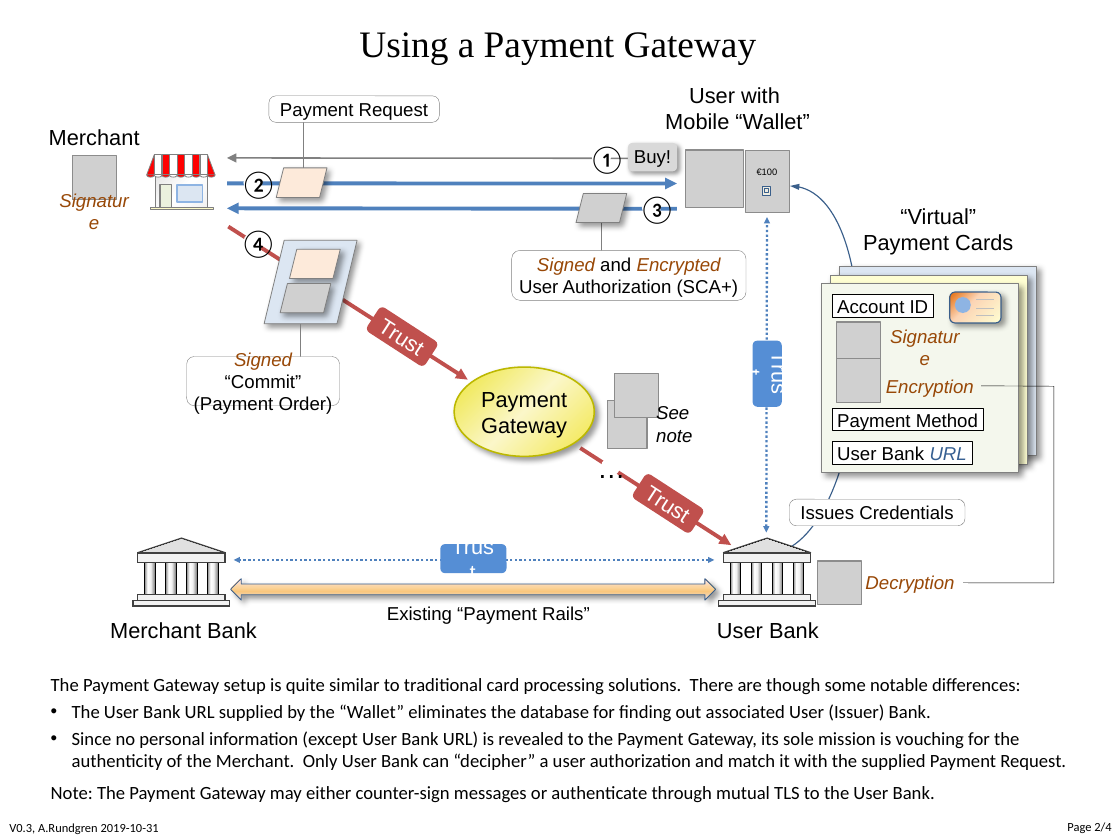
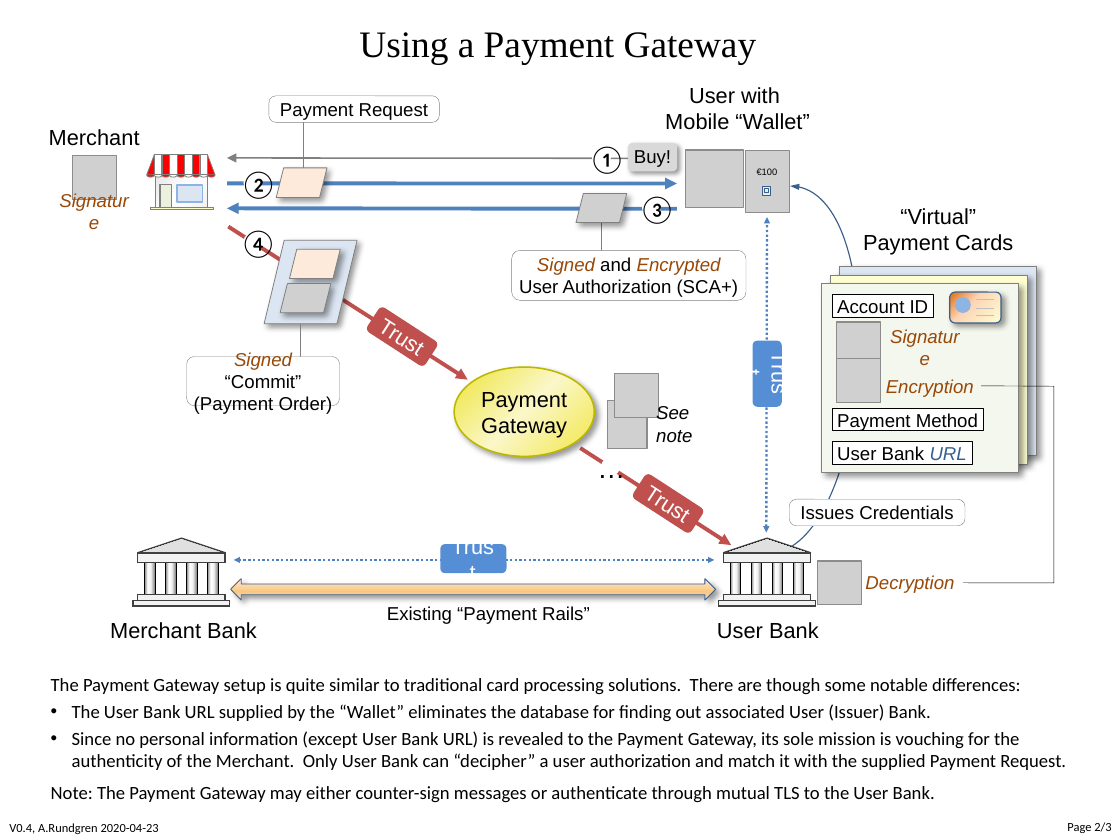
Before and after one commit to cyberphone/doc, a slide deck: slide 2 of payments/dual-mode-openbanking-api.pptx. Drawn at 1120x840 pixels with LibreOffice and Linux fonts; fonts in the diff are those of the drawing; grey boxes stand for pictures. Boxes give left, top, right and bottom in pixels: in the first picture for what was removed or moved away, otherwise in the second. Text is boxed around its words. In the diff, an @@ line names an element or a change of style, - is before the commit and + after.

```diff
--- a/payments/dual-mode-openbanking-api.pptx
+++ b/payments/dual-mode-openbanking-api.pptx
@@ text at box(9, 823, 159, 834): text changed @@
-V0.3, A.Rundgren 2019-10-31
+V0.4, A.Rundgren 2020-04-23
@@ page number at box(1067, 822, 1111, 833): text changed @@
-Page 2/4
+Page 2/3
```
Also in this commit, not shown: 2 other slides changed, 1 slide removed, 1 other file.
